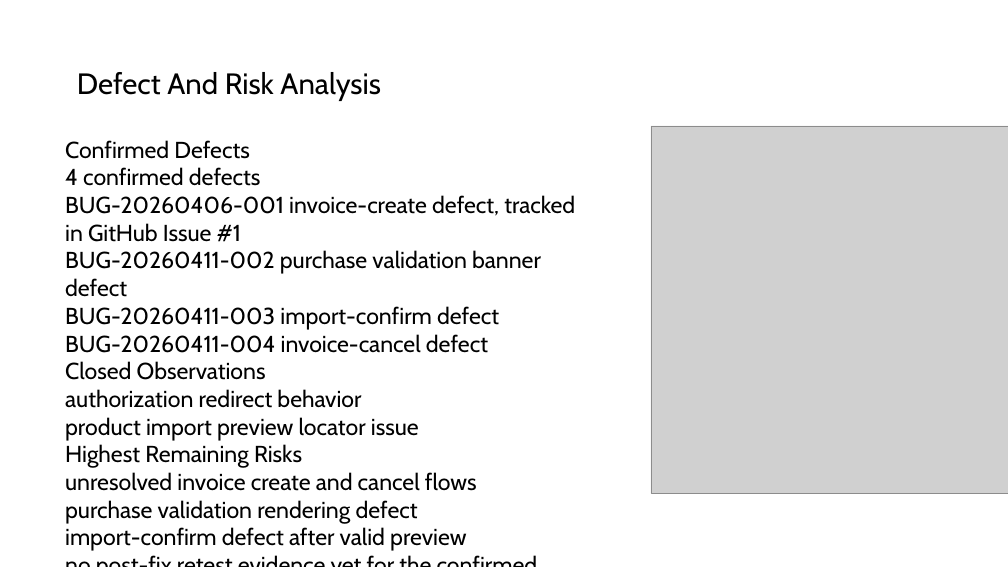
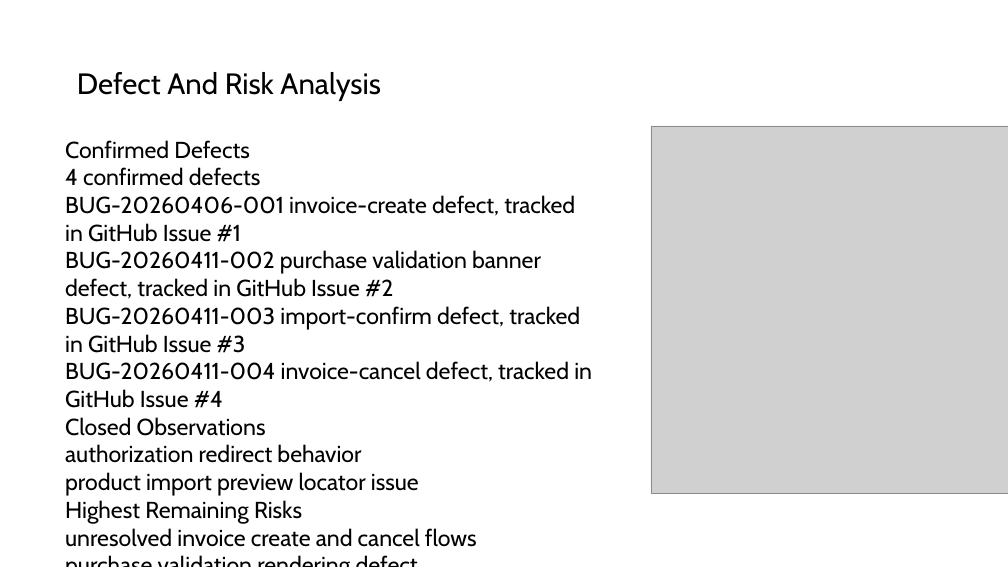
Before and after one commit to Alucard30Dec/Online-Sales-Management-System, a slide deck: slide 8 of Report Test subject/Powered by GPT/MainReport/Powered by GPT - Software Quality Verification - Presentation.pptx. Drawn at 1008x567 pixels with LibreOffice and Linux fonts; fonts in the diff are those of the drawing; grey boxes stand for pictures. Boxes give left, top, right and bottom in pixels: in the first picture for what was removed or moved away, otherwise in the second. Text is boxed around its words. In the diff, an @@ line names an element or a change of style, - is before the commit and + after.

Commit message:
docs: finalize live defect issue sync

```diff
--- a/Report Test subject/Powered by GPT/MainReport/Powered by GPT - Software Quality Verification - Presentation.pptx
+++ b/Report Test subject/Powered by GPT/MainReport/Powered by GPT - Software Quality Verification - Presentation.pptx
@@ text at (x1=65, y1=250, x2=592, y2=408): text changed @@
-BUG-20260411-002 purchase validation banner defect
-BUG-20260411-003 import-confirm defect
-BUG-20260411-004 invoice-cancel defect
+BUG-20260411-002 purchase validation banner defect, tracked in GitHub Issue #2
+BUG-20260411-003 import-confirm defect, tracked in GitHub Issue #3
+BUG-20260411-004 invoice-cancel defect, tracked in GitHub Issue #4
```
Also in this commit, not shown: 3 other slides changed, 18 other files.
